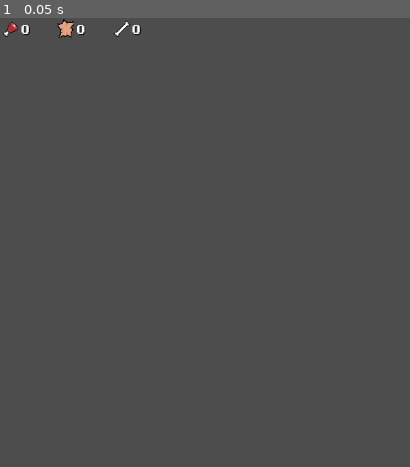
Above: before the commit, frame 1.
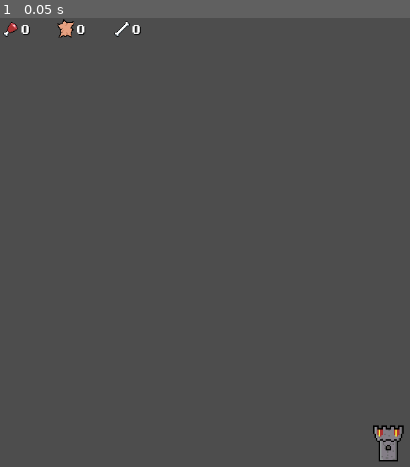
Above: after the commit, the same moment.

Repository: PhilipSBeck/Ludum-Dare-56
Game: Godot game, scene res://HUD/mainHUD.tscn
The game is run twice, just before and just after one commit, with the same random seed, the same clock (stepped at 60 frames per second) and the same inputs. This scene is started directly instead of the project's main scene.
Inputs:
- Up to frame 1 (0.05 s): no input

The runs differ from the first frame. In frame 1, 0.4% of the frame differs, in the area x 90-99%, y 90-99%.

Commit message:
Update mainHUD.tscn

Diff:
--- a/HUD/mainHUD.tscn
+++ b/HUD/mainHUD.tscn
@@ -1,10 +1,11 @@
-[gd_scene load_steps=6 format=3 uid="uid://v74l8i6gpmfc"]
+[gd_scene load_steps=7 format=3 uid="uid://v74l8i6gpmfc"]
 
 [ext_resource type="Texture2D" uid="uid://p3qtvxt1p3ko" path="res://Art/HUD Icons/meat.png" id="1_64w33"]
 [ext_resource type="Script" path="res://Scripts/HUD/main_hud.gd" id="1_m2r5h"]
 [ext_resource type="FontFile" uid="uid://l348hsha7jl0" path="res://Fonts/PixeloidSansBold-PKnYd.ttf" id="2_26ql1"]
 [ext_resource type="Texture2D" uid="uid://bl0jyom55ooj1" path="res://Art/HUD Icons/Skin.png" id="3_iq8rr"]
 [ext_resource type="Texture2D" uid="uid://bnr4cmahk2e2w" path="res://Art/HUD Icons/boner.png" id="4_wmk1n"]
+[ext_resource type="Texture2D" uid="uid://cqiyhj5yl0rqa" path="res://Art/HUD Icons/Tower.png" id="6_lne5b"]
 
 [node name="MainHud" type="CanvasLayer"]
 script = ExtResource("1_m2r5h")
@@ -64,3 +65,52 @@
 "
 horizontal_alignment = 1
 vertical_alignment = 1
+
+[node name="Node" type="Node" parent="."]
+
+[node name="Hotbar" type="Control" parent="."]
+layout_mode = 3
+anchors_preset = 7
+anchor_left = 0.5
+anchor_top = 1.0
+anchor_right = 0.5
+anchor_bottom = 1.0
+offset_left = -160.0
+offset_top = -64.0
+offset_right = 160.0
+grow_horizontal = 2
+grow_vertical = 0
+
+[node name="TowerPlaceBtn" type="TextureButton" parent="Hotbar"]
+layout_mode = 1
+anchors_preset = 8
+anchor_left = 0.5
+anchor_top = 0.5
+anchor_right = 0.5
+anchor_bottom = 0.5
+offset_left = -48.0
+offset_top = -32.0
+offset_right = 16.0
+offset_bottom = 32.0
+grow_horizontal = 2
+grow_vertical = 2
+size_flags_horizontal = 4
+size_flags_vertical = 4
+texture_normal = ExtResource("6_lne5b")
+stretch_mode = 0
+
+[node name="TurretPlaceBtn" type="TextureButton" parent="Hotbar"]
+layout_mode = 1
+anchors_preset = 8
+anchor_left = 0.5
+anchor_top = 0.5
+anchor_right = 0.5
+anchor_bottom = 0.5
+offset_left = 16.0
+offset_top = -32.0
+offset_right = 80.0
+offset_bottom = 32.0
+grow_horizontal = 2
+grow_vertical = 2
+size_flags_horizontal = 4
+size_flags_vertical = 4
